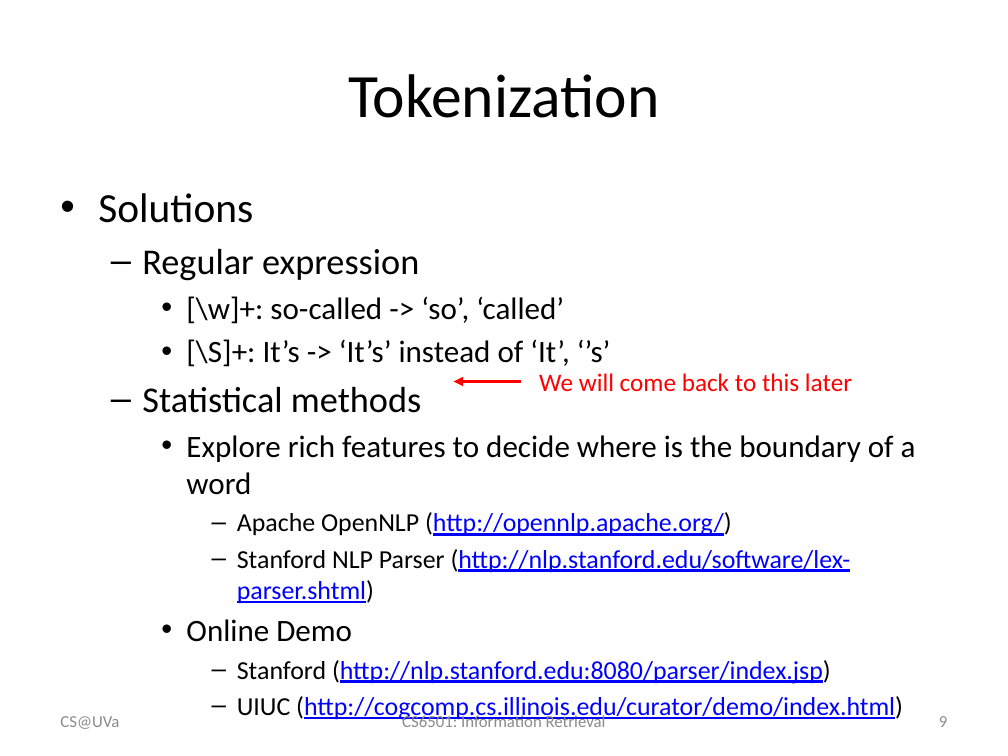
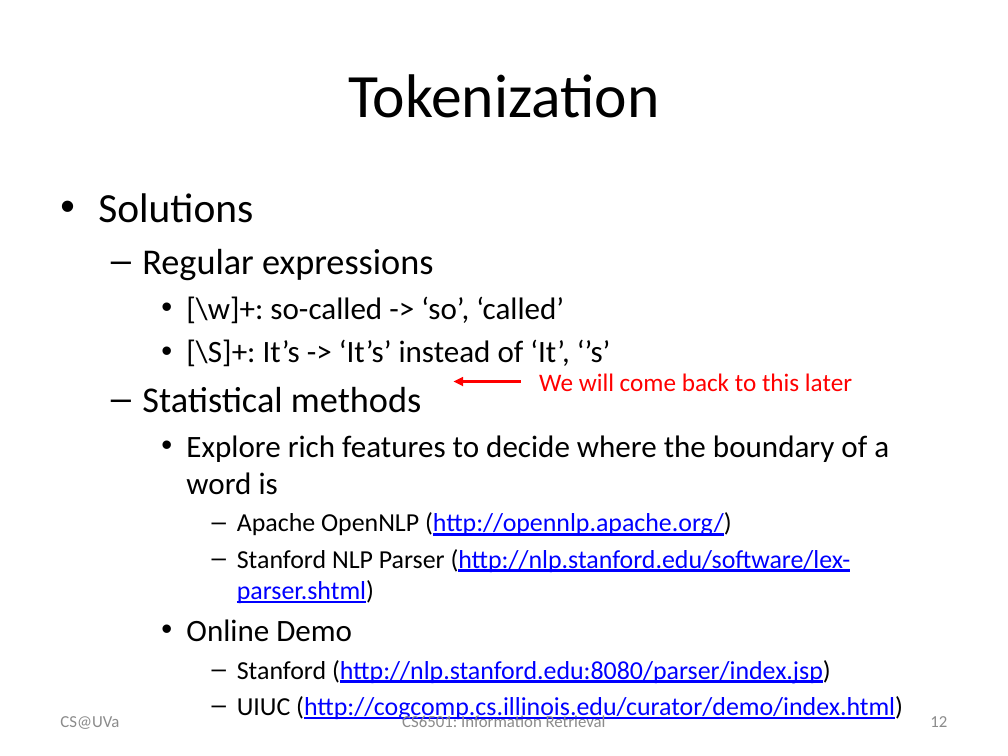
Before and after one commit to wang296/CS6501-Text-Mining, a slide deck: slide 12 of docs/VS model.pptx (slide 9 before the commit). Drawn at 1008x756 pixels with LibreOffice and Linux fonts; fonts in the diff are those of the drawing. Boxes give left, top, right and bottom in pixels: in the first picture for what was removed or moved away, otherwise in the second. Text is boxed around its words. In the diff, an @@ line names an element or a change of style, - is before the commit and + after.

```diff
--- a/docs/VS model.pptx
+++ b/docs/VS model.pptx
@@ text at bbox=[142, 248, 433, 281]: text changed @@
-  – Regular expression
+  – Regular expressions
@@ text at bbox=[186, 435, 889, 495]: text changed @@
-    • Explore rich features to decide where is the boundary of a word
+    • Explore rich features to decide where the boundary of a word is
@@ page number at bbox=[930, 716, 947, 727]: text changed @@
-9
+12
```
Also in this commit, not shown: 30 other slides changed, 4 slides added, 2 other files.
